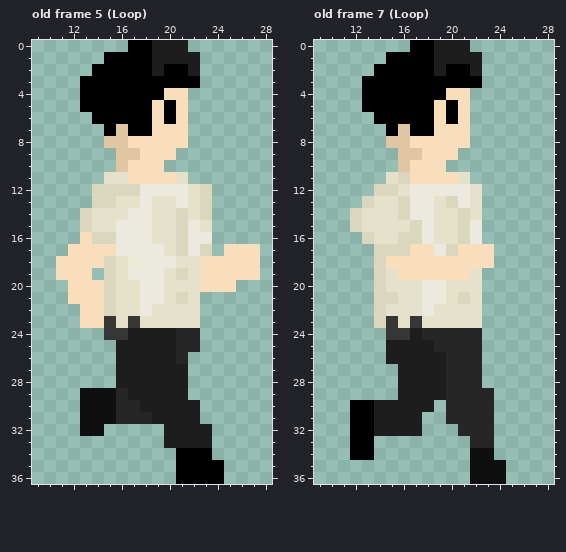
Pixel-art file -- 2024rpijam/sprites/the_fellow.aseprite. Above, as it was before the edit.
37x37 pixels, 7 frames. Shown: old frame 5 (Loop): x 9..28, y 0..36; old frame 7 (Loop): x 9..28, y 0..36. The commit also changed other frames, which this record leaves out.
And afterwards:
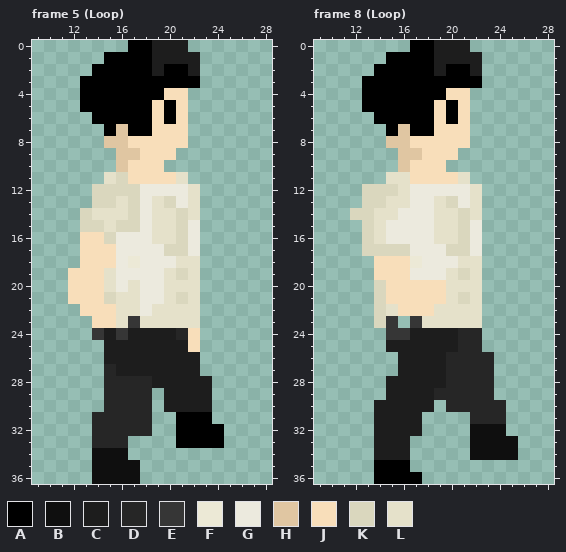
Palette (. is transparent): A #000000  B #0f0f0f  C #1d1d1d  D #262626  E #363636  F #ece9d6  G #eceade  H #e0c6a2  J #f8deba  K #dad7be  L #e5e1ca
A new or re-ordered frame is compared with the old frame closest to it.
Changes in this commit:
frames 7 -> 9
Frame 5 (Loop) is new; against old frame 5 (Loop):
y 11: x 16 L -> K
y 12: x 23 K -> .
y 13: x 17 L -> K; x 20 L -> K; x 23 K -> .
y 14: x 17 G -> K; x 23 K -> .
y 15: x 14 L -> K; x 16..17 GG -> KK; x 23 L -> .
y 16: x 14 K -> J; x 23 G -> .
y 17: x 12 J -> .; x 20 L -> K; x 23 K -> .; x 25..27 JJJ -> ...
y 18: x 11..12 JJ -> ..; x 15..16 KL -> JG; x 23..27 JJJJJ -> .....
y 19: x 11 J -> .; x 14..16 .KL -> JLG; x 23..27 JJJJJ -> .....
y 20: x 15..16 KL -> LG; x 23..25 JJJ -> ...
y 22: x 15 K -> J
y 23: x 13 J -> .; x 15 E -> J
y 24: x 14..15 .E -> EC; x 22 D -> J
y 25: x 15 . -> C; x 21..22 DD -> CJ
y 26: x 15 . -> C; x 21..22 D. -> CC
y 27: x 15 . -> D; x 22 . -> C
y 28: x 15..18 .CCC -> DDDD; x 22..23 .. -> CC
y 29: x 13..15 BBB -> ..D; x 17..19 CCC -> DD.; x 22..23 .. -> CC
y 30: x 13..15 BBB -> ..D; x 18..19 CC -> D.; x 23 . -> C
y 31: x 13..15 BBB -> .DD; x 19..23 CCCC. -> ..AAA
y 32: x 13..18 BB.... -> .DDDDD; x 20..24 CCCC. -> .AAAA
y 33: x 14..16 ... -> DDD; x 20..24 CCCC. -> .AAAA
y 34: x 14..16 ... -> BBB; x 21..23 AAA -> ...
y 35..36: x 14..17 .... -> BBBB; x 21..24 AAAA -> ....
Frame 8 (Loop) against old frame 7 (Loop), layers "Left Arm", "LEgs":
y 11: x 16 K -> L
y 12: x 13 . -> K
y 13: x 14 L -> K; x 16 K -> L
y 14: x 13 L -> K; x 16 K -> G
y 15: x 12..13 KL -> .K; x 15..17 LLK -> GGG
y 16: x 15..17 LKK -> GGG
y 17: x 13 . -> K; x 17..18 JJ -> GG; x 21..23 JJJ -> KG.
y 18: x 14 K -> J; x 17..23 JJJJJJJ -> FGGGLL.
y 19: x 14..15 KL -> JJ; x 17..21 JJJJJ -> GGGLK
y 20: x 15..19 LLLGG -> JJJJJ
y 21: x 15..19 KLLGG -> JJJJJ
y 22: x 16..18 LLG -> JJJ
y 23: x 16 L -> .
y 24: x 18..20 DDD -> CCC
y 25: x 19..20 DD -> CC
y 26: x 15 C -> .; x 23 . -> D
y 27: x 23 . -> D
y 28: x 15 . -> C; x 23 . -> D
y 29: x 15 . -> C; x 19 C -> D
y 30: x 12..13 AA -> ..; x 24 . -> D
y 31: x 12..13 AA -> ..; x 20..21 DD -> ..; x 24 . -> D
y 32: x 12..13 AA -> ..; x 21..24 DDD. -> .BBB
y 33: x 12..16 AA... -> ..CCC; x 22..25 DD.. -> BBBB
y 34: x 12..16 AA... -> ..CCC; x 24..25 .. -> BB
y 35: x 14..16 ... -> AAA; x 22..24 BBB -> ...
y 36: x 14..17 .... -> AAAA; x 22..24 BBB -> ...
